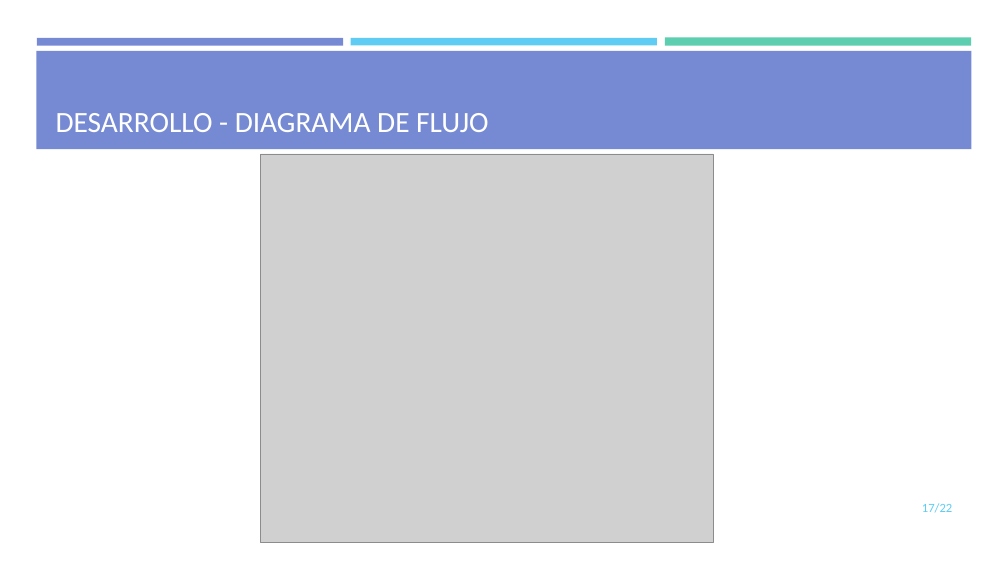
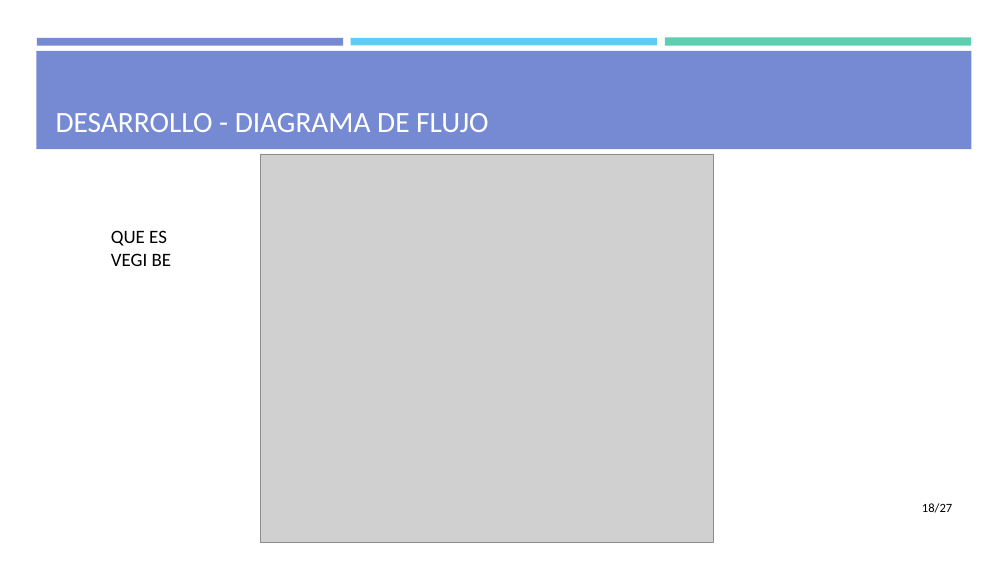
Before and after one commit to mdlunag/tfg, a slide deck: slide 18 of tfg_presentacio.pptx (slide 17 before the commit). Drawn at 1008x567 pixels with LibreOffice and Linux fonts; fonts in the diff are those of the drawing; grey boxes stand for pictures. Boxes give left, top, right and bottom in pixels: in the first picture for what was removed or moved away, otherwise in the second. Text is boxed around its words. In the diff, an @@ line names an element or a change of style, - is before the commit and + after.

```diff
--- a/tfg_presentacio.pptx
+++ b/tfg_presentacio.pptx
@@ text added at [111, 230, 171, 266], 18 pt, text #000000 @@
+QUE ES VEGI BE
@@ page number at [922, 503, 952, 513]: text changed; text colour #5ECCF3 to #000000 @@
-17/22
+18/27
```
Also in this commit, not shown: 19 other slides changed, 5 slides added, 1 other file.
